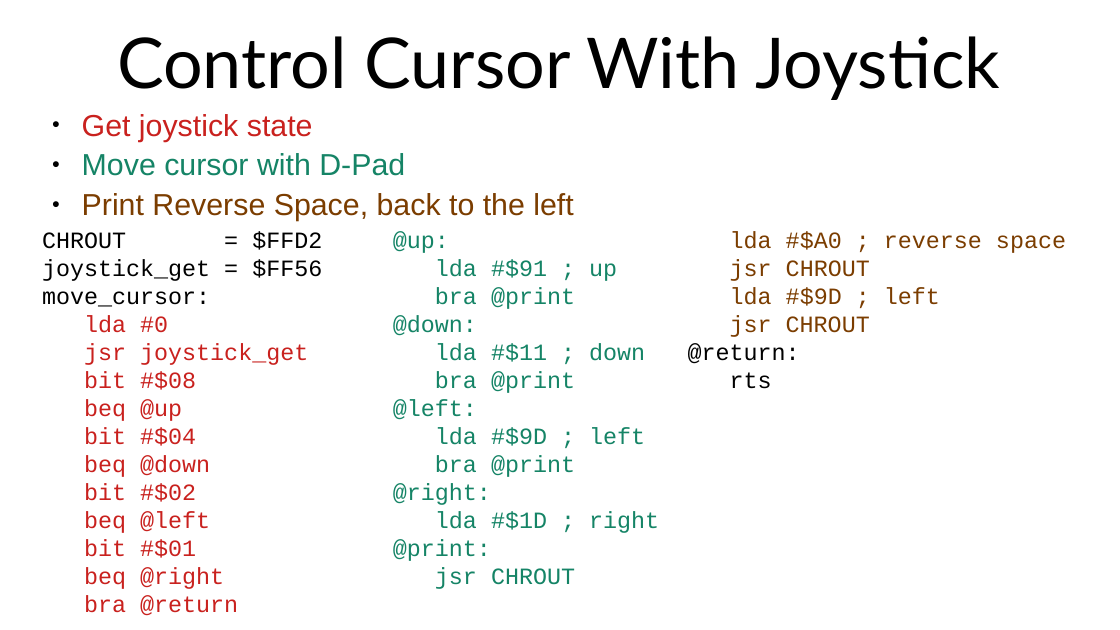
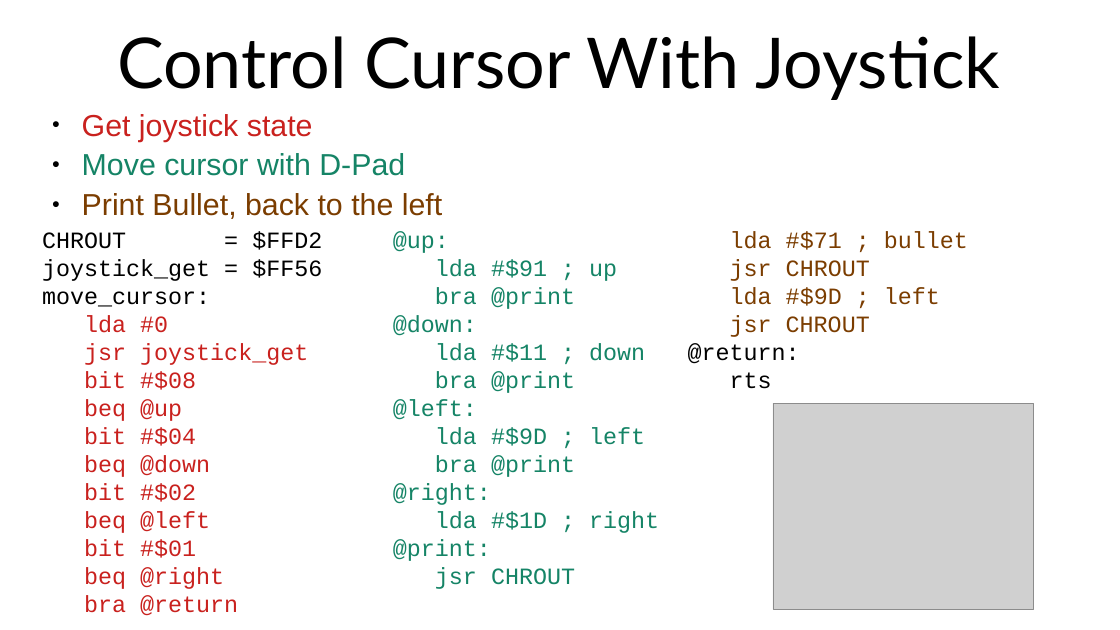
Before and after one commit to SlithyMatt/x16-assembly-tutorial, a slide deck: slide 10 of Lesson14/Lesson14.odp. Drawn at 1120x630 pixels with LibreOffice and Linux fonts; fonts in the diff are those of the drawing; grey boxes stand for pictures. Boxes give left, top, right and bottom in pixels: in the first picture for what was removed or moved away, otherwise in the second. Text is boxed around its words. In the diff, an @@ line names an element or a change of style, - is before the commit and + after.

```diff
--- a/Lesson14/Lesson14.odp
+++ b/Lesson14/Lesson14.odp
@@ text at [42, 193, 968, 421]: text changed @@
-● Print Reverse Space, back to the left
-CHROUT = $FFD2 @up: lda #$A0 ; reverse space
+● Print Bullet, back to the left
+CHROUT = $FFD2 @up: lda #$71 ; bullet
@@ picture added at [773, 403, 1033, 609] @@
```
Also in this commit, not shown: 1 other slide changed, 1 other file.
